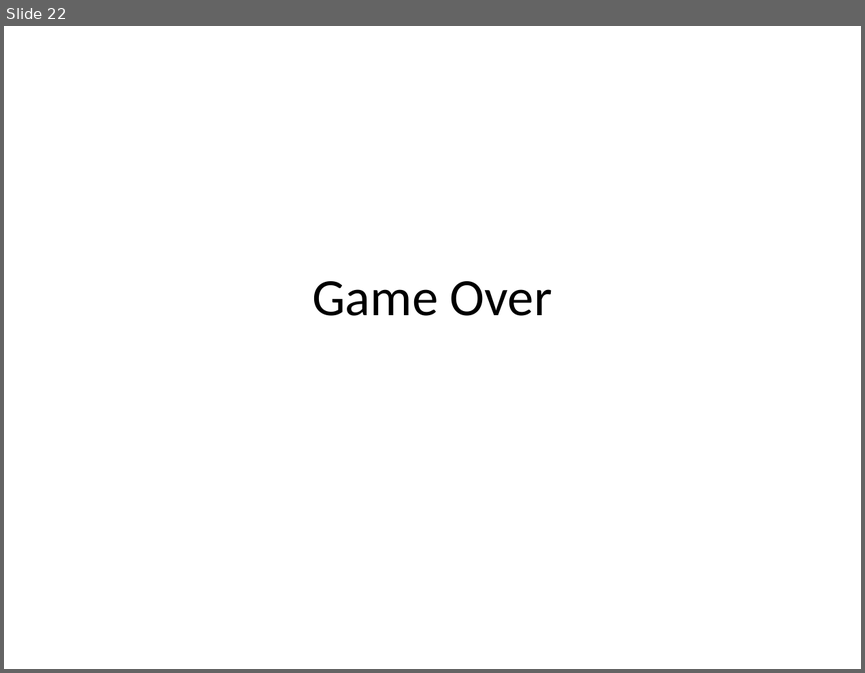
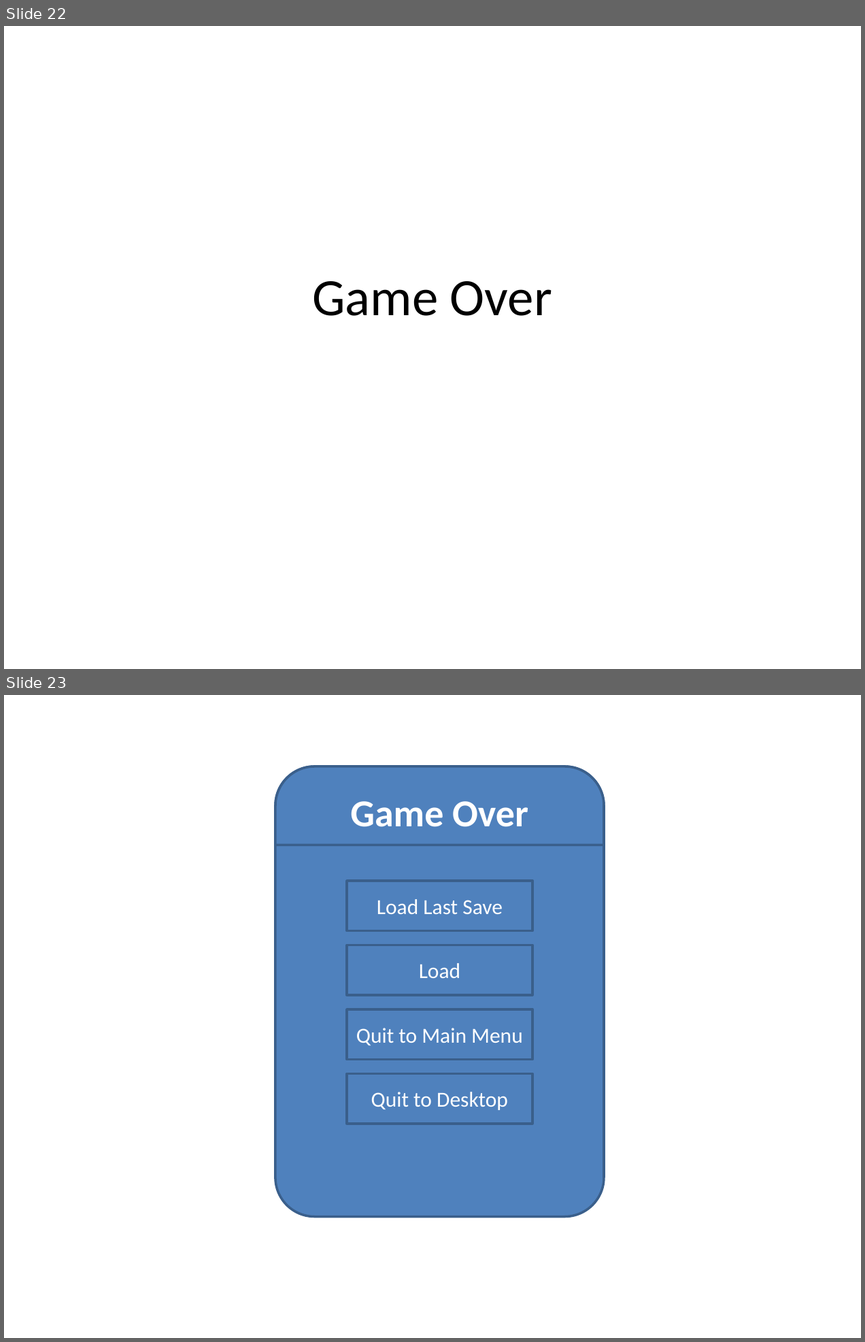
Before and after one commit to jsdodgers/Bel-Nix, a slide deck: Documents/Bel Nix Wireframes.pptx. Shown one above the other, each under a label of ours: slide 22 before the commit, slides 22 and 23 after it. The pictures are 865x673 and 865x1342 pixels, drawn with LibreOffice and Linux fonts; fonts in the diff are those of the drawing. Boxes give left, top, right and bottom in pixels: in the first picture for what was removed or moved away, otherwise in the second. Text is boxed around its words. In the diff, an @@ line names an element or a change of style, - is before the commit and + after.

```diff
--- a/Documents/Bel Nix Wireframes.pptx
+++ b/Documents/Bel Nix Wireframes.pptx
@@ slide 23 added at [4, 695, 861, 1338], background #FFFFFF @@
@@ rounded rectangle added at [275, 766, 604, 1216], fill #4F81BD, outline #3A5F8C 2 pt @@
@@ round same rect added at [275, 766, 604, 845], fill #4F81BD, outline #3A5F8C 2 pt, 32 pt, text #FFFFFF, bold @@
+Game Over
@@ rectangle added at [347, 881, 532, 930], fill #4F81BD, outline #3A5F8C 2 pt, 18 pt, text #FFFFFF @@
+Load Last Save
@@ rectangle added at [347, 945, 532, 995], fill #4F81BD, outline #3A5F8C 2 pt, 18 pt, text #FFFFFF @@
+Load
@@ rectangle added at [347, 1009, 532, 1059], fill #4F81BD, outline #3A5F8C 2 pt, 18 pt, text #FFFFFF @@
+Quit to Main Menu
@@ rectangle added at [347, 1074, 532, 1123], fill #4F81BD, outline #3A5F8C 2 pt, 18 pt, text #FFFFFF @@
+Quit to Desktop
```
Also in this commit, not shown: 1 slide changed, 1 other slide added, 4 slides removed, 8 other files.
